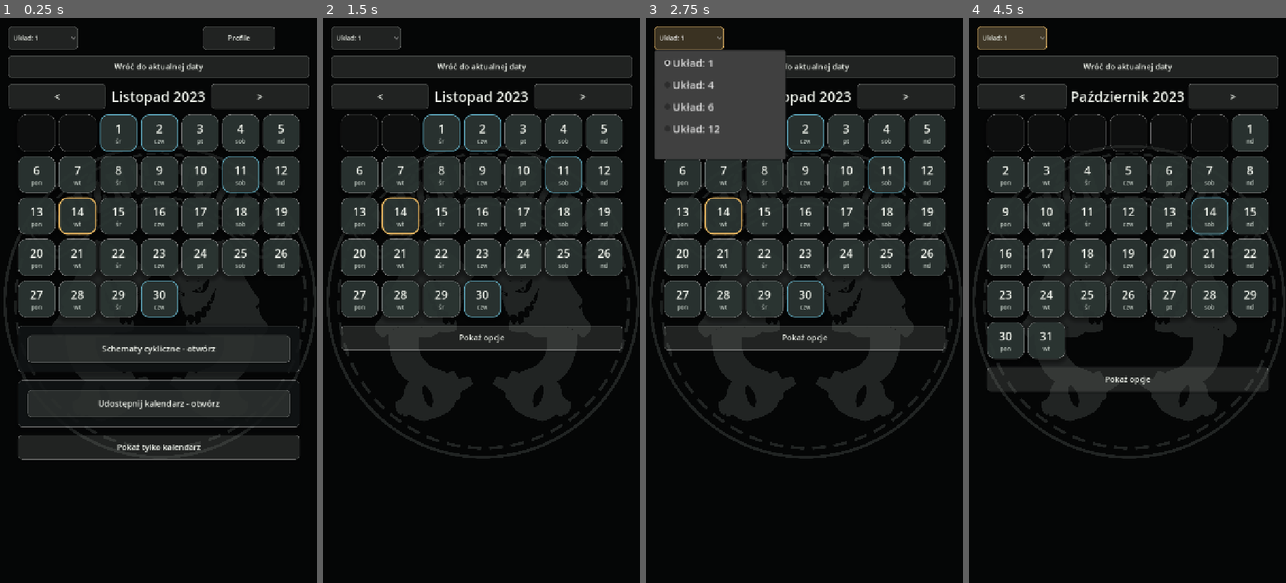
Above: before the commit, frames 1-4 (left to right).
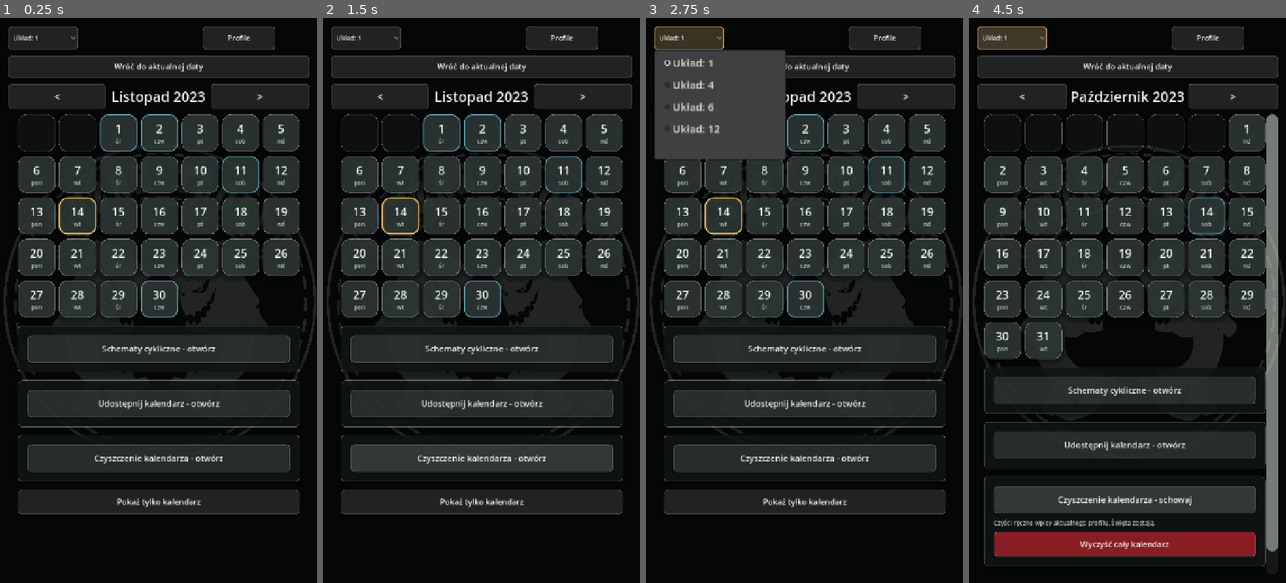
Above: after the commit, the same moments.

Repository: ElKlient/IDOL-Genesis
Game: Godot game, scene res://scenes/main.tscn
Two runs of this game, one before a commit and one after it. Both use one fixed random seed, a clock stepped at 60 frames per second and the inputs below.
Inputs (mouse positions are in pixels of both pictures, inside the frame that each line leads up to):
- Up to frame 1 (0.25 s): no input
- Up to frame 2 (1.5 s): click (481, 458) at 0.5 s, where only the run after the commit has a clickable "Czyszczenie kalendarza - otwó…"; click (481, 458) at 1.25 s, where only the run after the commit has a clickable "Czyszczenie kalendarza - scho…"
- Up to frame 3 (2.75 s): click "Układ: 1" at 2 s
- Up to frame 4 (4.5 s): click "Wróć do aktualnej daty" at 2.75 s; click "<" at 3.5 s; click (1127, 498) at 4.25 s, where only the run after the commit has a clickable "Czyszczenie kalendarza - otwó…"

The runs differ from the first frame. In frame 1, 6.6% of the frame differs, in the area x 5-95%, y 73-88%; in frame 2, 14%; in frame 3, 14%; in frame 4, 25%, in the area x 4-98%, y 1-97%.

Commit message:
Keep hidden button schemes and add calendar clear

Diff:
--- a/apps/wspolny-kalendarz/scripts/main.gd
+++ b/apps/wspolny-kalendarz/scripts/main.gd
@@ -123,6 +123,11 @@
 var calendar_status_label: Label
 var calendar_delete_dialog: AcceptDialog
 var calendar_delete_label: Label
+var calendar_clear_panel: PanelContainer
+var calendar_clear_toggle_button: Button
+var calendar_clear_body: VBoxContainer
+var calendar_clear_confirm_dialog: AcceptDialog
+var calendar_clear_confirm_label: Label
 var share_code_label: Label
 var join_code_input: LineEdit
 var share_status_label: Label
@@ -138,6 +143,7 @@
 var calendar_only_button: Button
 var system_days_expanded := false
 var sharing_expanded := false
+var calendar_clear_expanded := false
 var calendar_only_mode := false
 var profile_panel_open := false
 var settings_loaded := false
@@ -327,6 +333,9 @@
 	sharing_panel = _build_sharing_panel()
 	content_root.add_child(sharing_panel)
 
+	calendar_clear_panel = _build_calendar_clear_panel()
+	content_root.add_child(calendar_clear_panel)
+
 	calendar_only_button = Button.new()
 	calendar_only_button.text = "Pokaż tylko kalendarz"
 	_prepare_control(calendar_only_button, 18, 56)
@@ -338,6 +347,7 @@
 	_build_system_scheme_name_dialog()
 	_build_system_scheme_delete_dialog()
 	_build_calendar_delete_dialog()
+	_build_calendar_clear_confirm_dialog()
 	_sync_content_width()
 
 
@@ -541,6 +551,31 @@
 	return panel
 
 
+func _build_calendar_clear_panel() -> PanelContainer:
+	var panel := _panel()
+	var box := _panel_box(panel)
+
+	calendar_clear_toggle_button = _make_panel_toggle_button("Czyszczenie kalendarza", Callable(self, "_toggle_calendar_clear_panel"))
+	box.add_child(calendar_clear_toggle_button)
+
+	calendar_clear_body = VBoxContainer.new()
+	calendar_clear_body.visible = calendar_clear_expanded
+	calendar_clear_body.add_theme_constant_override("separation", 10)
+	box.add_child(calendar_clear_body)
+
+	var info_label := _make_label("Czyści ręczne wpisy aktualnego profilu. Święta zostają.", 14, COLOR_TEXT_MUTED)
+	info_label.autowrap_mode = TextServer.AUTOWRAP_WORD_SMART
+	calendar_clear_body.add_child(info_label)
+
+	var clear_button := Button.new()
+	clear_button.text = "Wyczyść cały kalendarz"
+	_prepare_danger_button(clear_button, 18, 56)
+	_connect_tap(clear_button, Callable(self, "_confirm_clear_selected_calendar"))
+	calendar_clear_body.add_child(clear_button)
+
+	return panel
+
+
 func _build_system_scheme_name_dialog() -> void:
 	system_scheme_name_dialog = AcceptDialog.new()
 	system_scheme_name_dialog.title = ""
@@ -634,6 +669,37 @@
 	cancel_button.text = "Anuluj"
 	_prepare_control(cancel_button, 18, 54)
 	_connect_tap(cancel_button, Callable(self, "_close_calendar_delete_dialog"))
+	box.add_child(cancel_button)
+
+
+func _build_calendar_clear_confirm_dialog() -> void:
+	calendar_clear_confirm_dialog = AcceptDialog.new()
+	calendar_clear_confirm_dialog.title = ""
+	calendar_clear_confirm_dialog.borderless = true
+	calendar_clear_confirm_dialog.min_size = Vector2i(580, 330)
+	add_child(calendar_clear_confirm_dialog)
+	calendar_clear_confirm_dialog.get_ok_button().visible = false
+
+	var box := VBoxContainer.new()
+	box.add_theme_constant_override("separation", 12)
+	calendar_clear_confirm_dialog.add_child(box)
+
+	_add_dialog_header(box, "Wyczyść kalendarz", Callable(self, "_close_calendar_clear_confirm_dialog"))
+
+	calendar_clear_confirm_label = _make_label("", 18, COLOR_TEXT)
+	calendar_clear_confirm_label.autowrap_mode = TextServer.AUTOWRAP_WORD_SMART
+	box.add_child(calendar_clear_confirm_label)
+
+	var clear_button := Button.new()
+	clear_button.text = "Tak, wyczyść kalendarz"
+	_prepare_danger_button(clear_button, 18, 56)
+	_connect_tap(clear_button, Callable(self, "_clear_selected_calendar_confirmed"))
+	box.add_child(clear_button)
+
+	var cancel_button := Button.new()
+	cancel_button.text = "Anuluj"
+	_prepare_control(cancel_button, 18, 54)
+	_connect_tap(cancel_button, Callable(self, "_close_calendar_clear_confirm_dialog"))
 	box.add_child(cancel_button)
 
 
@@ -1265,11 +1331,15 @@
 		system_days_body.visible = system_days_expanded and not calendar_only_mode
 	if sharing_body != null:
 		sharing_body.visible = sharing_expanded and not calendar_only_mode
+	if calendar_clear_body != null:
+		calendar_clear_body.visible = calendar_clear_expanded and not calendar_only_mode
 
 	if system_days_toggle_button != null:
 		system_days_toggle_button.text = "Schematy cykliczne - schowaj" if system_days_expanded else "Schematy cykliczne - otwórz"
 	if sharing_toggle_button != null:
 		sharing_toggle_button.text = "Udostępnij kalendarz - schowaj" if sharing_expanded else "Udostępnij kalendarz - otwórz"
+	if calendar_clear_toggle_button != null:
+		calendar_clear_toggle_button.text = "Czyszczenie kalendarza - schowaj" if calendar_clear_expanded else "Czyszczenie kalendarza - otwórz"
 
 
 func _toggle_system_days_panel() -> void:
@@ -1280,6 +1350,12 @@
 
 func _toggle_sharing_panel() -> void:
 	sharing_expanded = not sharing_expanded
+	_refresh_collapsible_panels()
+	_save_settings_to_disk()
+
+
+func _toggle_calendar_clear_panel() -> void:
+	calendar_clear_expanded = not calendar_clear_expanded
 	_refresh_collapsible_panels()
 	_save_settings_to_disk()
 
@@ -1295,6 +1371,8 @@
 		system_days_panel.visible = not calendar_only_mode
 	if sharing_panel != null:
 		sharing_panel.visible = not calendar_only_mode
+	if calendar_clear_panel != null:
+		calendar_clear_panel.visible = not calendar_only_mode
 	if month_layout_option != null:
 		month_layout_option.visible = true
 	if profile_overlay != null:
@@ -1340,6 +1418,11 @@
 	pending_calendar_delete_id = ""
 	if calendar_delete_dialog != null:
 		calendar_delete_dialog.hide()
+
+
+func _close_calendar_clear_confirm_dialog() -> void:
+	if calendar_clear_confirm_dialog != null:
+		calendar_clear_confirm_dialog.hide()
 
 
 func _open_single_month_from_overview(year: int, month: int) -> void:
@@ -1503,7 +1586,7 @@
 		var key := _date_key(int(date["year"]), int(date["month"]), int(date["day"]))
 		for category_id in category_ids:
 			var category: Dictionary = _category_by_id(category_id)
-			if category.is_empty() or _is_category_hidden(category):
+			if category.is_empty():
 				continue
 			applied_days.append({
 				"key": key,
@@ -1647,7 +1730,7 @@
 			continue
 		var category_id := String(item)
 		var category: Dictionary = _category_by_id(category_id)
-		if category_id == "" or category.is_empty() or _is_category_hidden(category):
+		if category_id == "" or category.is_empty():
 			continue
 		var legacy_key := ""
 		var start_date := _date_from_string(system_days_start_key_value)
@@ -1755,7 +1838,7 @@
 	for event_id in events[day_key]:
 		var category_id := String(event_id)
 		var category: Dictionary = _category_by_id(category_id)
-		if category_id != "" and not category.is_empty() and not _is_category_hidden(category) and not ids.has(category_id):
+		if category_id != "" and not category.is_empty() and not ids.has(category_id):
 			ids.append(category_id)
 	return ids
 
@@ -1773,7 +1856,7 @@
 	var names: Array[String] = []
 	for category_id in category_ids:
 		var category: Dictionary = _category_by_id(String(category_id))
-		if category.is_empty() or _is_category_hidden(category):
+		if category.is_empty():
 			continue
 		var name := String(category.get("name", "")).strip_edges()
 		if name != "":
@@ -1937,7 +2020,6 @@
 			categories[index] = category
 			break
 
-	_remove_category_from_system_days(category_id)
 	_save_settings_to_disk()
 	_refresh_day_quick_buttons()
 	_refresh_fixed_delete_option()
@@ -2208,6 +2290,58 @@
 
 	_save_settings_to_disk()
 	_refresh_all()
+
+
+func _confirm_clear_selected_calendar() -> void:
+	var calendar := _selected_calendar()
+	var calendar_name := String(calendar.get("name", "Kalendarz"))
+	if calendar_clear_confirm_label != null:
+		calendar_clear_confirm_label.text = "Na pewno wyczyścić cały kalendarz \"%s\"?\nUsunięte zostaną ręczne oznaczenia dni, wydarzenia, notatki, własne przyciski i schematy. Święta zostaną." % calendar_name
+	if calendar_clear_confirm_dialog != null:
+		calendar_clear_confirm_dialog.popup_centered(Vector2i(580, 330))
+
+
+func _clear_selected_calendar_confirmed() -> void:
+	var calendar := _selected_calendar()
+	calendar["categories"] = []
+	calendar["events"] = {}
+	calendar["event_details"] = {}
+	calendar["notes"] = {}
+	calendar["system_days"] = []
+	calendar["system_days_start"] = ""
+	calendar["applied_system_scheme"] = {}
+	calendar["applied_system_schemes"] = []
+
+	system_day_category_ids.clear()
+	system_day_steps.clear()
+	system_days_start_key_value = ""
+	system_days_recording_active = false
+	system_scheme_event_ids_by_day.clear()
+	day_fixed_delete_ids.clear()
+
+	if day_event_name_input != null:
+		day_event_name_input.text = ""
+	if day_event_time_input != null:
+		day_event_time_input.text = ""
+	if day_event_description_input != null:
+		day_event_description_input.text = ""
+	if day_event_form_box != null:
+		day_event_form_box.visible = false
+	if day_fixed_name_input != null:
+		day_fixed_name_input.text = ""
+	if day_fixed_button_form_box != null:
+		day_fixed_button_form_box.visible = false
+	if day_fixed_status_label != null:
+		day_fixed_status_label.text = ""
+	if day_note_edit != null:
+		day_note_edit.text = ""
+	if day_note_form_box != null:
+		day_note_form_box.visible = false
+
+	_close_calendar_clear_confirm_dialog()
+	_save_settings_to_disk()
+	_refresh_all()
+	_refresh_day_event_list()
 
 
 func _generate_share_code() -> void:
@@ -2473,7 +2607,7 @@
 				ids = system_scheme_event_ids_by_day[key]
 			for category_id in _category_ids_from_system_step(day):
 				var category: Dictionary = _category_by_id(category_id)
-				if category_id == "" or category.is_empty() or _is_category_hidden(category):
+				if category_id == "" or category.is_empty():
 					continue
 				if not ids.has(category_id):
 					ids.append(category_id)
@@ -2546,6 +2680,7 @@
 	config.set_value("ui", "month_layout_count", month_layout_count)
 	config.set_value("ui", "system_days_expanded", system_days_expanded)
 	config.set_value("ui", "sharing_expanded", sharing_expanded)
+	config.set_value("ui", "calendar_clear_expanded", calendar_clear_expanded)
 	config.set_value("ui", "calendar_only_mode", calendar_only_mode)
 	config.set_value("ui", "profile_panel_open", profile_panel_open)
 	config.set_value("data", "calendars", calendars.duplicate(true))
@@ -2567,6 +2702,7 @@
 	month_layout_count = _normalized_month_layout_count(int(config.get_value("ui", "month_layout_count", month_layout_count)))
 	system_days_expanded = bool(config.get_value("ui", "system_days_expanded", system_days_expanded))
 	sharing_expanded = bool(config.get_value("ui", "sharing_expanded", sharing_expanded))
+	calendar_clear_expanded = bool(config.get_value("ui", "calendar_clear_expanded", calendar_clear_expanded))
 	calendar_only_mode = bool(config.get_value("ui", "calendar_only_mode", calendar_only_mode))
 	profile_panel_open = bool(config.get_value("ui", "profile_panel_open", profile_panel_open))
 
@@ -2819,6 +2955,18 @@
 		control.add_theme_color_override("font_placeholder_color", COLOR_TEXT_DIM)
 
 
+func _prepare_danger_button(button: Button, font_size: int, min_height: int) -> void:
+	_prepare_control(button, font_size, min_height)
+	button.add_theme_stylebox_override("normal", _control_style(Color(0.58, 0.12, 0.15, 0.92)))
+	button.add_theme_stylebox_override("hover", _control_style(Color(0.68, 0.16, 0.18, 0.96)))
+	button.add_theme_stylebox_override("pressed", _control_style(Color(0.42, 0.08, 0.10, 0.96)))
+	button.add_theme_stylebox_override("focus", _control_style(Color(0.70, 0.16, 0.18, 0.92), true))
+	button.add_theme_color_override("font_color", COLOR_TEXT)
+	button.add_theme_color_override("font_hover_color", COLOR_TEXT)
+	button.add_theme_color_override("font_pressed_color", COLOR_TEXT)
+	button.add_theme_color_override("font_focus_color", COLOR_TEXT)
+
+
 func _make_color_palette(context: String) -> GridContainer:
 	var palette := GridContainer.new()
 	palette.columns = 3
